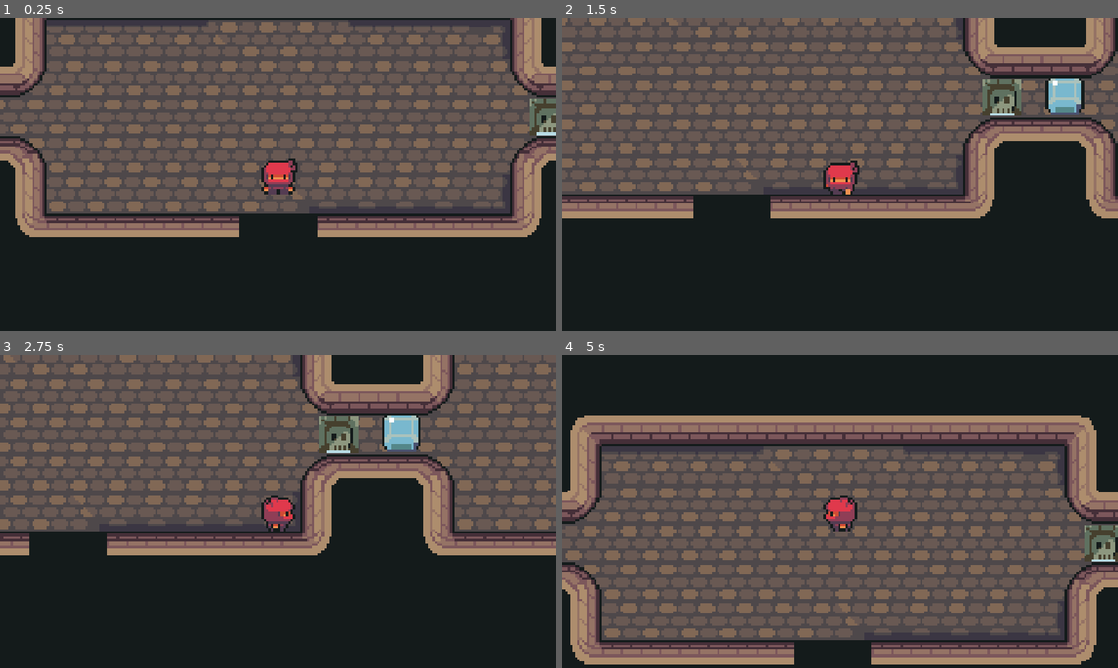
Above: before the commit, frames 1-4 (two rows, left to right).
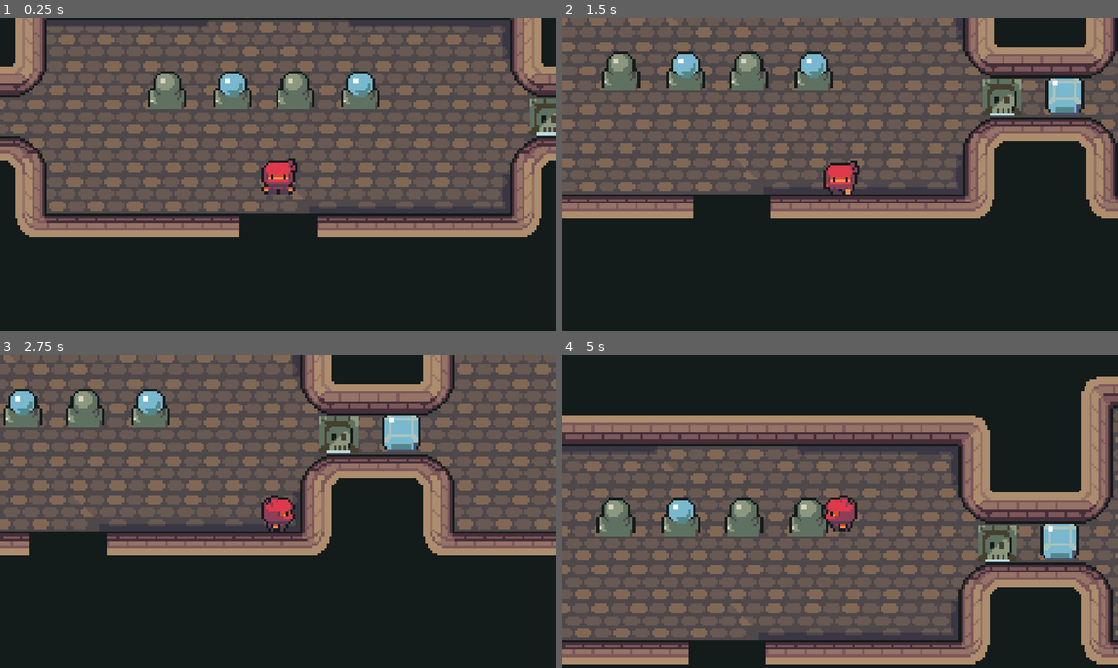
Above: after the commit, the same moments.

Repository: tnargy/adventure
Game: Godot game, scene res://Scenes/DungeonScene/dungeon_scene.tscn
Same seed, same stepped clock (60 frames per second), same inputs: the game is played once before the commit and once after it. This scene is started directly instead of the project's main scene.
Inputs:
- Up to frame 1 (0.25 s): no input
- Up to frame 2 (1.5 s): tap Enter at 0.5 s; hold D (move_right) 0.53-1.28 s; tap Space (interact) at 0.6, 1.35 s; hold S (move_down) from 1.28 s (still down)
- Up to frame 3 (2.75 s): tap Space (interact) at 2, 2.1 s; release S (move_down) at 2.03 s; hold D (move_right) from 2.03 s (still down)
- Up to frame 4 (5 s): release D (move_right) at 2.78 s; hold W (move_up) 2.78-3.53 s; tap Space (interact) at 2.85, 3.6, 4.35 s; hold A (move_left) from 3.53 s (still down)

The runs differ from the first frame. In frame 1, 2.3% of the frame differs, in the area x 26-69%, y 17-30%; in frame 2, 2.4%; in frame 3, 1.8%; in frame 4, 42%, in the area x 0-100%, y 6-99%.

Commit message:
Added switches

Diff:
--- a/Scenes/DungeonScene/dungeon_scene.tscn
+++ b/Scenes/DungeonScene/dungeon_scene.tscn
@@ -12,6 +12,7 @@
 [ext_resource type="PackedScene" uid="uid://i81kwdfpy1mr" path="res://Scenes/NPC/npc.tscn" id="10_g75ix"]
 [ext_resource type="Texture2D" uid="uid://bbqugbmx0roo3" path="res://Assets/Characters/Woman/SpriteSheet.png" id="11_x00t5"]
 [ext_resource type="Texture2D" uid="uid://chlcd8rjfd4r0" path="res://Assets/Characters/Woman/Faceset.png" id="12_r5l8u"]
+[ext_resource type="PackedScene" uid="uid://jh0a4g0iaknk" path="res://Scenes/Switch/switch.tscn" id="13_x00t5"]
 
 [sub_resource type="TileSetAtlasSource" id="TileSetAtlasSource_102mq"]
 texture = ExtResource("4_6f4q3")
@@ -859,36 +860,56 @@
 position = Vector2(217, -99)
 shape = SubResource("RectangleShape2D_n5fck")
 
-[node name="PuzzleButton" parent="." instance=ExtResource("5_00mv7")]
+[node name="Blocks" type="Node" parent="."]
+
+[node name="Block" parent="Blocks" instance=ExtResource("7_8ho00")]
+position = Vector2(-295, -57)
+
+[node name="Block2" parent="Blocks" instance=ExtResource("7_8ho00")]
+position = Vector2(-296, -1)
+
+[node name="IceBlock" parent="Blocks" instance=ExtResource("8_odg1s")]
+position = Vector2(138, -25)
+
+[node name="Buttons" type="Node" parent="Blocks"]
+
+[node name="PuzzleButton" parent="Blocks/Buttons" instance=ExtResource("5_00mv7")]
 position = Vector2(-312, -56)
 
-[node name="PuzzleButton2" parent="." instance=ExtResource("5_00mv7")]
+[node name="PuzzleButton2" parent="Blocks/Buttons" instance=ExtResource("5_00mv7")]
 position = Vector2(-169, -55)
 
-[node name="PuzzleButton3" parent="." instance=ExtResource("5_00mv7")]
+[node name="PuzzleButton3" parent="Blocks/Buttons" instance=ExtResource("5_00mv7")]
 position = Vector2(169, -71)
 
-[node name="PuzzleButtonSingle" parent="." instance=ExtResource("9_n5fck")]
+[node name="PuzzleButtonSingle" parent="Blocks/Buttons" instance=ExtResource("9_n5fck")]
 position = Vector2(-249, -155)
 
-[node name="Block" parent="." instance=ExtResource("7_8ho00")]
-position = Vector2(-295, -57)
-
-[node name="Block2" parent="." instance=ExtResource("7_8ho00")]
-position = Vector2(-296, -1)
-
-[node name="IceBlock" parent="." instance=ExtResource("8_odg1s")]
-position = Vector2(138, -25)
-
-[node name="LockedDoor" parent="." instance=ExtResource("6_8ho00")]
+[node name="Doors" type="Node" parent="."]
+
+[node name="LockedDoor" parent="Doors" instance=ExtResource("6_8ho00")]
 position = Vector2(-248, -82)
 number_of_buttons_needed = 2
 
-[node name="LockedDoor2" parent="." instance=ExtResource("6_8ho00")]
+[node name="LockedDoor2" parent="Doors" instance=ExtResource("6_8ho00")]
 position = Vector2(216, -97)
 
-[node name="LockedDoor3" parent="." instance=ExtResource("6_8ho00")]
+[node name="LockedDoor3" parent="Doors" instance=ExtResource("6_8ho00")]
 position = Vector2(112, -24)
+
+[node name="Switch" parent="." instance=ExtResource("13_x00t5")]
+position = Vector2(-19, -35)
+active = true
+
+[node name="Switch2" parent="." instance=ExtResource("13_x00t5")]
+position = Vector2(-46, -35)
+
+[node name="Switch3" parent="." instance=ExtResource("13_x00t5")]
+position = Vector2(7, -35)
+
+[node name="Switch4" parent="." instance=ExtResource("13_x00t5")]
+position = Vector2(34, -35)
+active = true
 
 [node name="NPC" parent="." instance=ExtResource("10_g75ix")]
 position = Vector2(216, -121)
@@ -908,13 +929,13 @@
 [node name="Camera2D" type="Camera2D" parent="Player"]
 zoom = Vector2(5, 5)
 
-[connection signal="pressed" from="PuzzleButton" to="LockedDoor" method="_on_puzzle_button_pressed"]
-[connection signal="unpressed" from="PuzzleButton" to="LockedDoor" method="_on_puzzle_button_unpressed"]
-[connection signal="pressed" from="PuzzleButton2" to="LockedDoor" method="_on_puzzle_button_pressed"]
-[connection signal="unpressed" from="PuzzleButton2" to="LockedDoor" method="_on_puzzle_button_unpressed"]
-[connection signal="pressed" from="PuzzleButton3" to="LockedDoor2" method="_on_puzzle_button_pressed"]
-[connection signal="unpressed" from="PuzzleButton3" to="LockedDoor2" method="_on_puzzle_button_unpressed"]
-[connection signal="pressed" from="PuzzleButtonSingle" to="LockedDoor3" method="_on_puzzle_button_pressed"]
-[connection signal="unpressed" from="PuzzleButtonSingle" to="LockedDoor3" method="_on_puzzle_button_unpressed"]
+[connection signal="pressed" from="Blocks/Buttons/PuzzleButton" to="Doors/LockedDoor" method="_on_puzzle_button_pressed"]
+[connection signal="unpressed" from="Blocks/Buttons/PuzzleButton" to="Doors/LockedDoor" method="_on_puzzle_button_unpressed"]
+[connection signal="pressed" from="Blocks/Buttons/PuzzleButton2" to="Doors/LockedDoor" method="_on_puzzle_button_pressed"]
+[connection signal="unpressed" from="Blocks/Buttons/PuzzleButton2" to="Doors/LockedDoor" method="_on_puzzle_button_unpressed"]
+[connection signal="pressed" from="Blocks/Buttons/PuzzleButton3" to="Doors/LockedDoor2" method="_on_puzzle_button_pressed"]
+[connection signal="unpressed" from="Blocks/Buttons/PuzzleButton3" to="Doors/LockedDoor2" method="_on_puzzle_button_unpressed"]
+[connection signal="pressed" from="Blocks/Buttons/PuzzleButtonSingle" to="Doors/LockedDoor3" method="_on_puzzle_button_pressed"]
+[connection signal="unpressed" from="Blocks/Buttons/PuzzleButtonSingle" to="Doors/LockedDoor3" method="_on_puzzle_button_unpressed"]
 
 [editable path="NPC"]
--- /dev/null
+++ b/Scenes/Switch/switch.gd
@@ -0,0 +1,23 @@
+extends StaticBody2D
+
+@export var active: bool = false
+var can_interact: bool = false
+
+signal state_changed(bool)
+
+
+func _ready():
+	if active:
+		$AnimatedSprite2D.play("activated")
+	else:
+		$AnimatedSprite2D.play("deactivated")
+
+
+func _process(_delta):
+	if can_interact and Input.is_action_just_pressed("interact"):
+		if active:
+			$AnimatedSprite2D.play("deactivated")
+		else:
+			$AnimatedSprite2D.play("activated")
+		active = !active
+		state_changed.emit(active)
--- /dev/null
+++ b/Scenes/Switch/switch.tscn
@@ -0,0 +1,46 @@
+[gd_scene load_steps=7 format=3 uid="uid://jh0a4g0iaknk"]
+
+[ext_resource type="Script" uid="uid://8ywsmto11l3j" path="res://Scenes/Switch/switch.gd" id="1_c5yrt"]
+[ext_resource type="Texture2D" uid="uid://ca4xfk4wwsu6g" path="res://Assets/Tilesets/TilesetDungeon.png" id="1_g65jv"]
+
+[sub_resource type="RectangleShape2D" id="RectangleShape2D_g65jv"]
+size = Vector2(16, 7)
+
+[sub_resource type="AtlasTexture" id="AtlasTexture_c5yrt"]
+atlas = ExtResource("1_g65jv")
+region = Rect2(64, 32, 16, 16)
+
+[sub_resource type="AtlasTexture" id="AtlasTexture_sln40"]
+atlas = ExtResource("1_g65jv")
+region = Rect2(48, 32, 16, 16)
+
+[sub_resource type="SpriteFrames" id="SpriteFrames_47gmp"]
+animations = [{
+"frames": [{
+"duration": 1.0,
+"texture": SubResource("AtlasTexture_c5yrt")
+}],
+"loop": true,
+"name": &"activated",
+"speed": 5.0
+}, {
+"frames": [{
+"duration": 1.0,
+"texture": SubResource("AtlasTexture_sln40")
+}],
+"loop": true,
+"name": &"deactivated",
+"speed": 5.0
+}]
+
+[node name="Switch" type="StaticBody2D" groups=["interactable"]]
+script = ExtResource("1_c5yrt")
+
+[node name="CollisionShape2D" type="CollisionShape2D" parent="."]
+position = Vector2(0, 4)
+shape = SubResource("RectangleShape2D_g65jv")
+
+[node name="AnimatedSprite2D" type="AnimatedSprite2D" parent="."]
+sprite_frames = SubResource("SpriteFrames_47gmp")
+animation = &"deactivated"
+autoplay = "deactivated"
Not shown: 1 places in Scenes/DungeonScene/dungeon_scene.tscn that only renumber resources
Not shown, added: Scenes/Switch/switch.gd.uid
